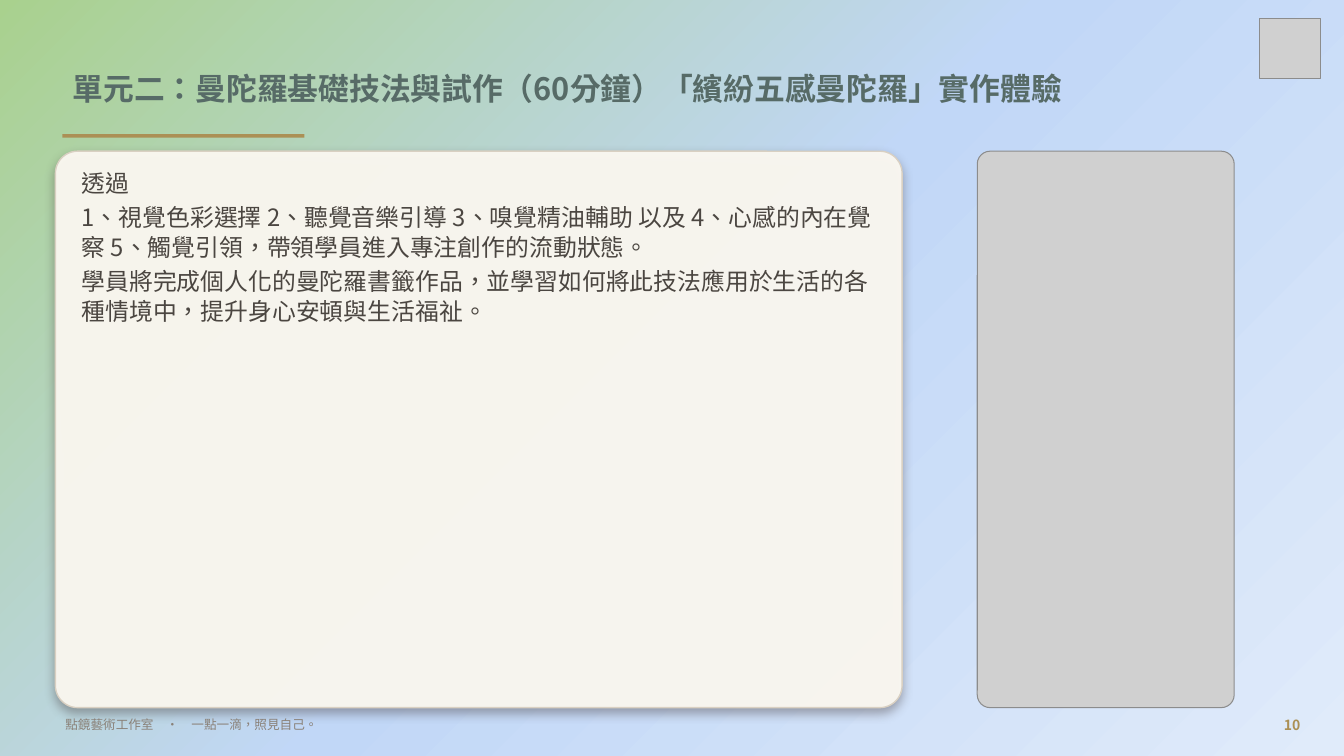
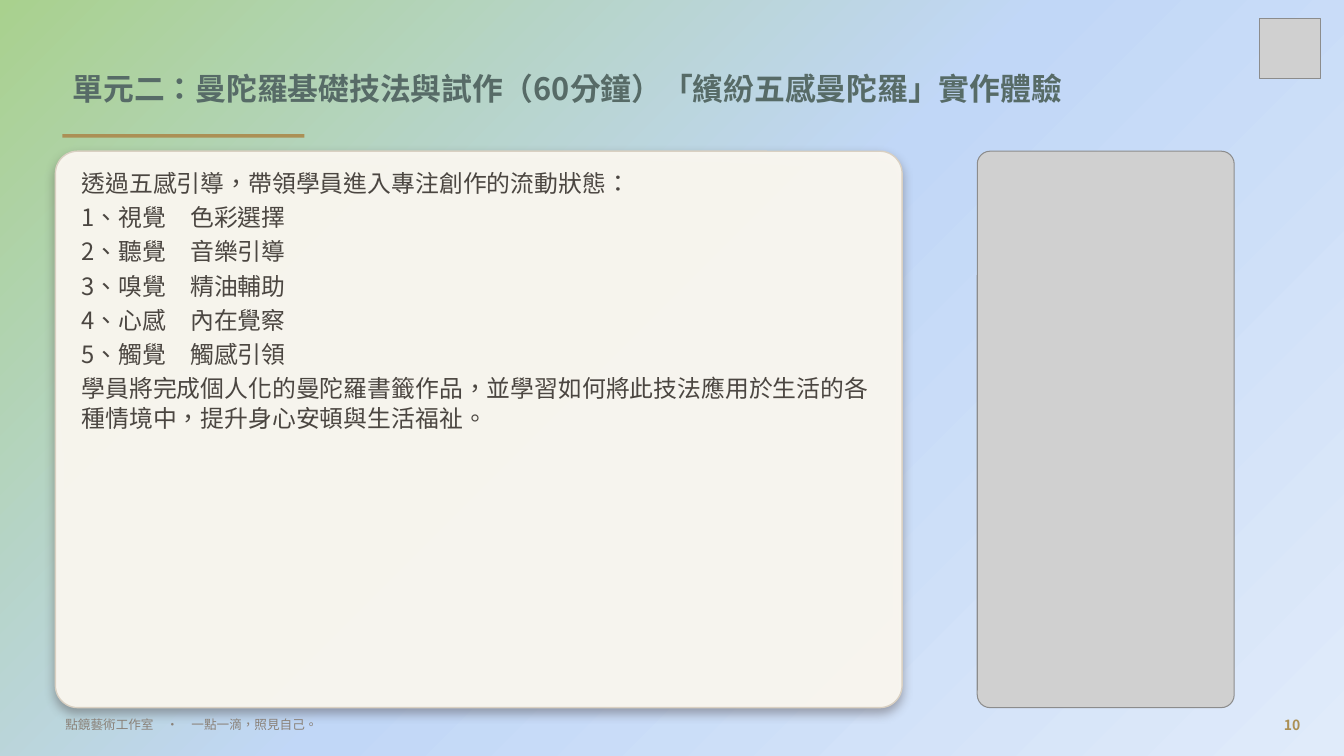
Before and after one commit to serina168/mandala-beginner, a slide deck: slide 10 of 繽紛五感體驗曼陀羅書籤畫_課程大綱.pptx. Drawn at 1344x756 pixels with LibreOffice and Linux fonts; fonts in the diff are those of the drawing; grey boxes stand for pictures; background and template pictures are left out. Boxes give left, top, right and bottom in pixels: in the first picture for what was removed or moved away, otherwise in the second. Text is boxed around its words. In the diff, an @@ line names an element or a change of style, - is before the commit and + after.

```diff
--- a/繽紛五感體驗曼陀羅書籤畫_課程大綱.pptx
+++ b/繽紛五感體驗曼陀羅書籤畫_課程大綱.pptx
@@ text at <box>82,172,630,365</box>: text changed @@
-透過
-1、視覺色彩選擇 2、聽覺音樂引導 3、嗅覺精油輔助 以及 4、心感的內在覺察 5、觸覺引領，帶領學員進入專注創作的流動狀態。
+透過五感引導，帶領學員進入專注創作的流動狀態：
+1、視覺 色彩選擇
+2、聽覺 音樂引導
+3、嗅覺 精油輔助
+4、心感 內在覺察
+5、觸覺 觸感引領
```
Also in this commit, not shown: 8 other slides changed, 1 other file.
